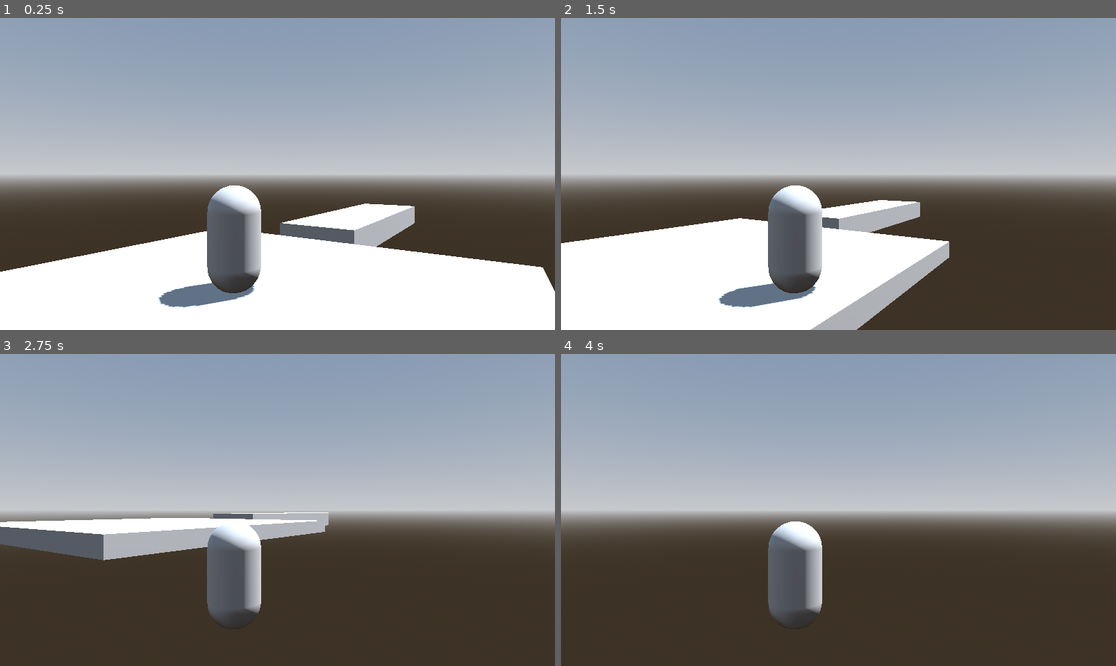
Above: before the commit, frames 1-4 (two rows, left to right).
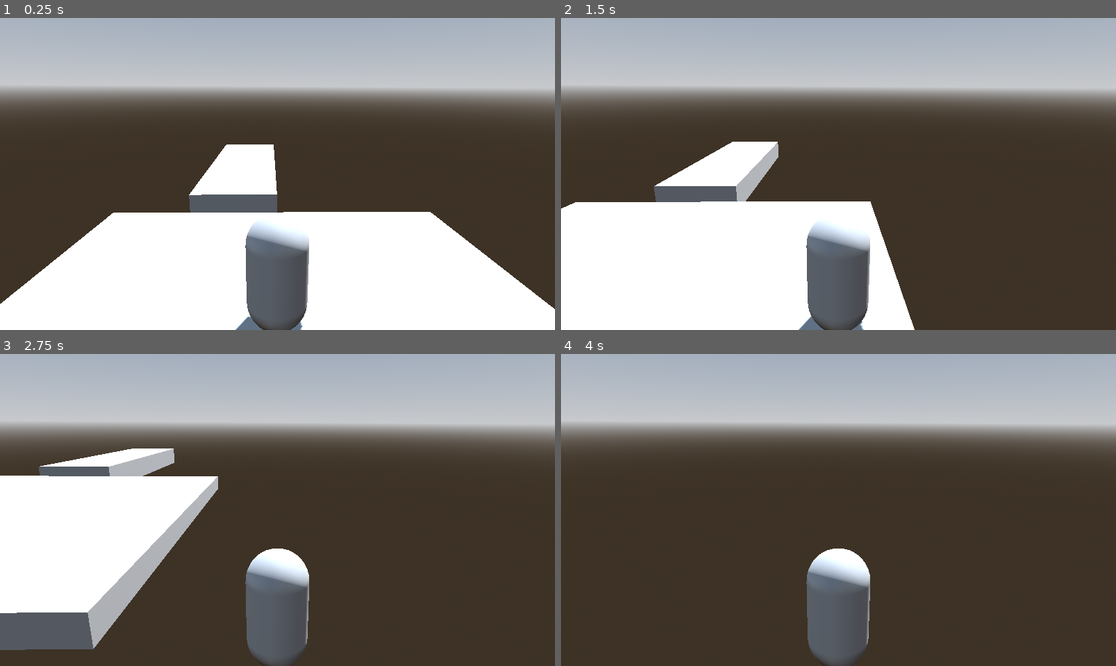
Above: after the commit, the same moments.

Repository: azeiber/3D-Game
Game: Godot game, scene res://main.tscn
Two runs of this game, one before a commit and one after it. Both use one fixed random seed, a clock stepped at 60 frames per second and the inputs below.
Inputs (mouse positions are in pixels of both pictures, inside the frame that each line leads up to):
- Up to frame 1 (0.25 s): no input
- Up to frame 2 (1.5 s): tap Enter (ui_accept) at 0.5, 0.77 s; move the mouse to (960, 158) at 0.52 s; hold Right (ui_right) 0.53-1.28 s; move the mouse to (727, 189) at 1.27 s; hold Down (ui_down) from 1.28 s (still down)
- Up to frame 3 (2.75 s): tap Enter (ui_accept) at 1.52 s; move the mouse to (333, 441) at 2.02 s; release Down (ui_down) at 2.03 s; hold Right (ui_right) from 2.03 s (still down)
- Up to frame 4 (4 s): move the mouse to (810, 572) at 2.77 s; release Right (ui_right) at 2.78 s; hold Up (ui_up) 2.78-3.53 s; tap Enter (ui_accept) at 3.02, 3.77 s; move the mouse to (1005, 556) at 3.52 s; hold Left (ui_left) from 3.53 s (still down)

The runs differ from the first frame. In frame 1, 70% of the frame differs, in the area x 0-100%, y 0-100%; in frame 2, 70%; in frame 3, 70%; in frame 4, 63%.

Commit message:
adjusted camera angle

Diff:
--- a/3d-game/main.tscn
+++ b/3d-game/main.tscn
@@ -36,7 +36,7 @@
 script = ExtResource("1_x1f8m")
 
 [node name="Camera3D" type="Camera3D" parent="CharacterBody3D"]
-transform = Transform3D(0.834059, 0, 0.551675, 0, 1, 0, -0.551675, 0, 0.834059, 4.07905, 0.90252, 4.70161)
+transform = Transform3D(0.99972, -2.36614e-09, -0.0236644, 0.00610007, 0.966205, 0.257702, 0.0228647, -0.257774, 0.965935, -0.12147, 2.58669, 4.70161)
 fov = 50.7926
 
 [node name="MeshInstance3D" type="MeshInstance3D" parent="CharacterBody3D"]
